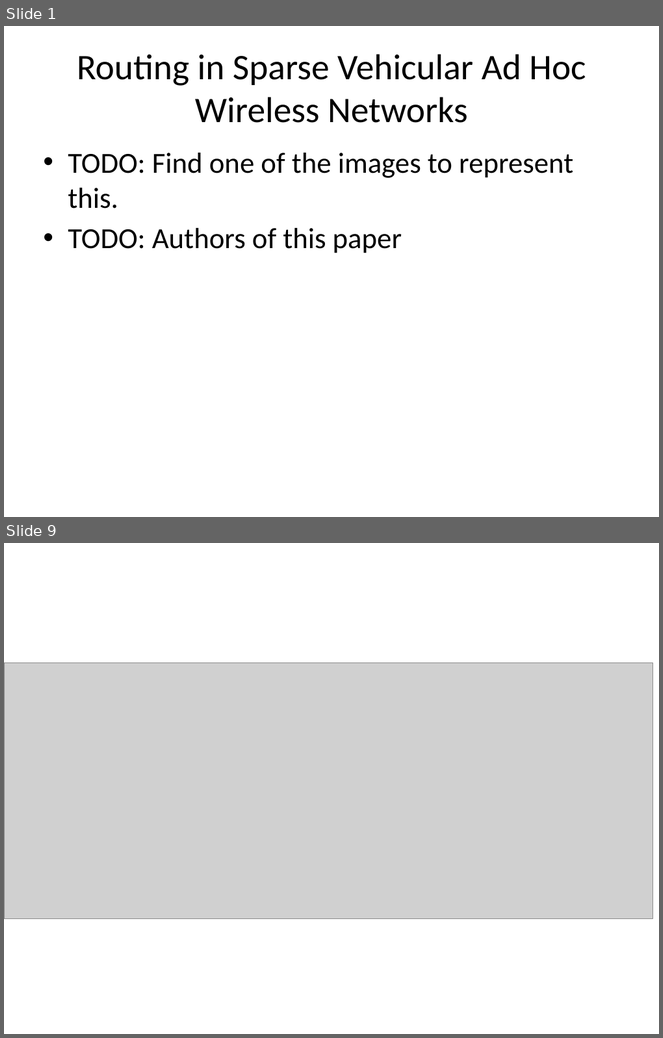
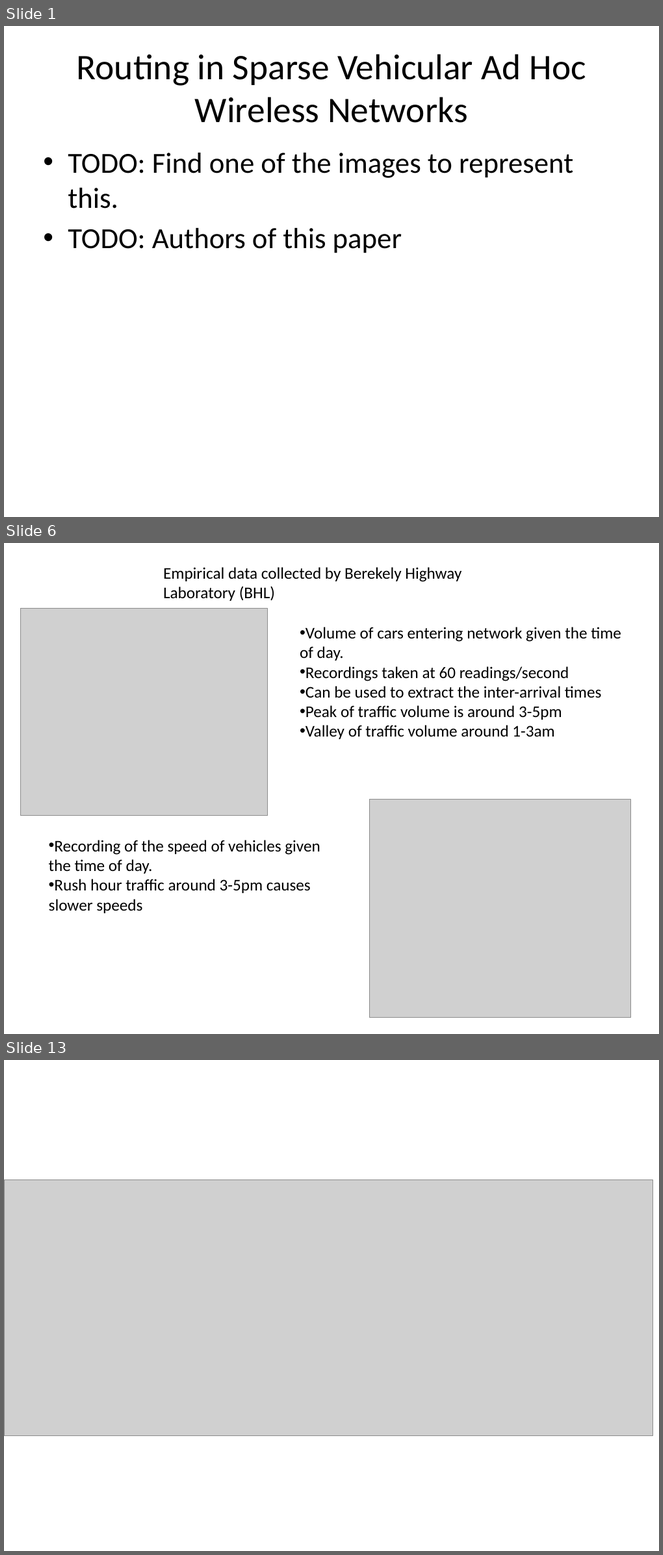
Before and after one commit to f33losopher/EEMaster_VANET, a slide deck: VANET_Felix.pptx. Shown one above the other, each under a label of ours: slides 1 and 9 before the commit, slides 1, 6 and 13 after it; the slides between them are not shown. The pictures are 663x1038 and 663x1555 pixels, drawn with LibreOffice and Linux fonts; fonts in the diff are those of the drawing; grey boxes stand for pictures. Boxes give left, top, right and bottom in pixels: in the first picture for what was removed or moved away, otherwise in the second. Text is boxed around its words. In the diff, an @@ line names an element or a change of style, - is before the commit and + after.

```diff
--- a/VANET_Felix.pptx
+++ b/VANET_Felix.pptx
@@ slide 6 added at box(4, 543, 659, 1034), background #FFFFFF @@
@@ text added at box(163, 567, 462, 601), 18 pt, text #000000 @@
+Empirical data collected by Berekely Highway Laboratory (BHL)
@@ picture added at box(20, 609, 267, 816) @@
@@ text added at box(300, 627, 622, 739), 18 pt, text #000000 @@
+• Volume of cars entering network given the time of day.
+• Recordings taken at 60 readings/second
+• Can be used to extract the inter-arrival times
+• Peak of traffic volume is around 3-5pm
+• Valley of traffic volume around 1-3am
@@ picture added at box(369, 800, 631, 1018) @@
@@ text added at box(49, 840, 321, 913), 18 pt, text #000000 @@
+• Recording of the speed of vehicles given the time of day.
+• Rush hour traffic around 3-5pm causes slower speeds
@@ what was slide 9 is now slide 13 @@
```
Also in this commit, not shown: 10 other slides added, 7 slides removed, 2 other files.
